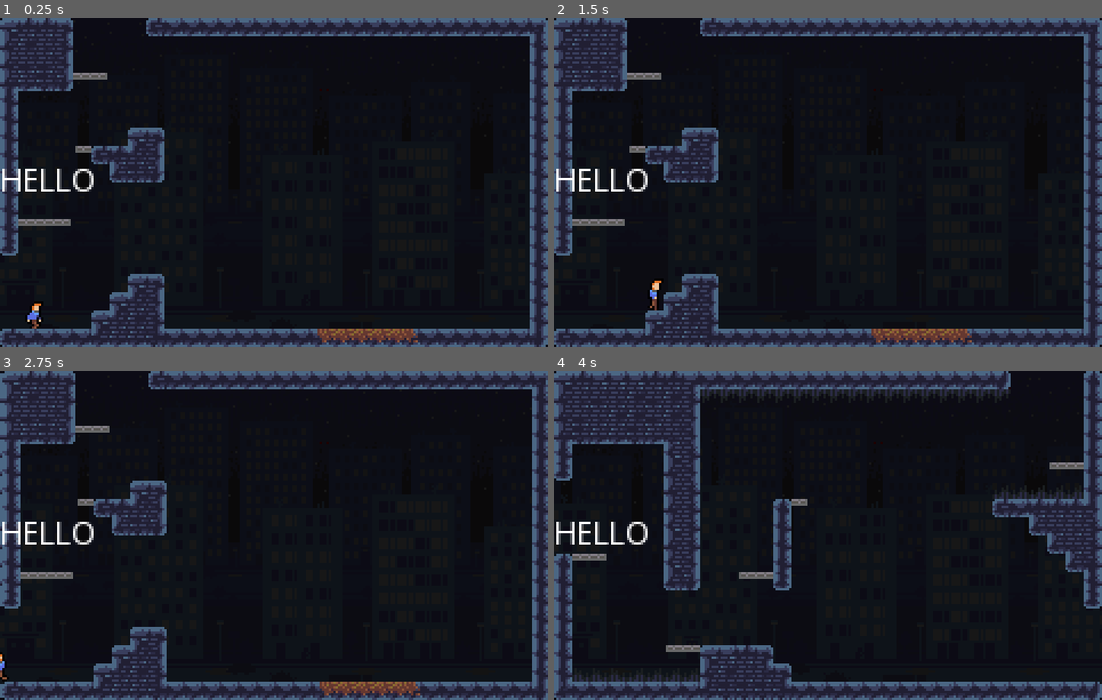
Above: before the commit, frames 1-4 (two rows, left to right).
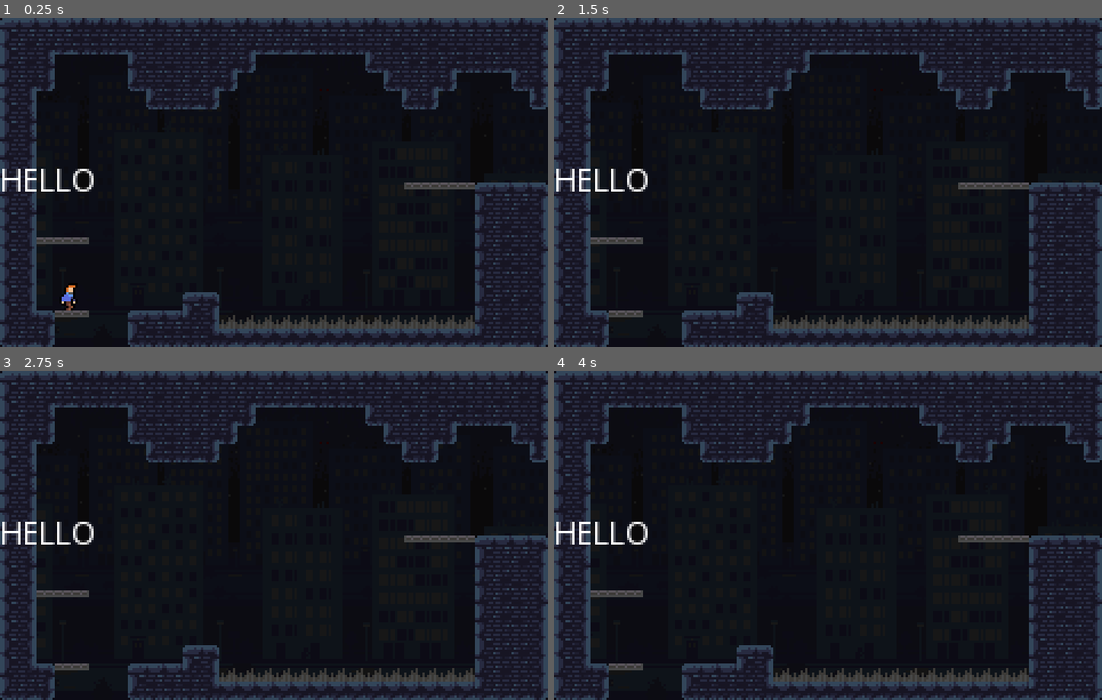
Above: after the commit, the same moments.

Repository: RudyMis/ldjam47
Game: Godot game, scene res://Game.tscn
The game is run twice, just before and just after one commit, with the same random seed, the same clock (stepped at 60 frames per second) and the same inputs.
Inputs (mouse positions are in pixels of both pictures, inside the frame that each line leads up to):
- Up to frame 1 (0.25 s): no input
- Up to frame 2 (1.5 s): move the mouse to (948, 166) at 0.52 s; hold D (right) from 0.53 s (still down); click (948, 166) at 0.6 s; tap Space (jump) at 0.77 s; move the mouse to (718, 198) at 1.27 s; click (718, 198) at 1.35 s
- Up to frame 3 (2.75 s): tap Space (jump) at 1.52 s; move the mouse to (328, 463) at 2.02 s; release D (right) at 2.03 s; hold A (left) from 2.03 s (still down); click (328, 463) at 2.1 s
- Up to frame 4 (4 s): move the mouse to (800, 601) at 2.77 s; release A (left) at 2.78 s; hold D (right) from 2.78 s (still down); click (800, 601) at 2.85 s; tap Space (jump) at 3.02, 3.77 s; move the mouse to (992, 584) at 3.52 s; click (992, 584) at 3.6 s

The runs differ from the first frame. In frame 1, 25% of the frame differs, in the area x 0-100%, y 0-100%; in frame 2, 25%; in frame 3, 24%; in frame 4, 29%.
Error before the commit: Invalid get index 'global_position' (on base: 'previously freed instance'). (res://Player/Player.gd:22)

Commit message:
Przyciemnienie reszty

Diff:
--- a/Game.tscn
+++ b/Game.tscn
@@ -6,7 +6,7 @@
 
 [node name="Game" type="Node2D"]
 script = ExtResource( 1 )
-first_level = "res://Levels/Level18.tscn"
+first_level = "res://Levels/Level2.tscn"
 Player = ExtResource( 2 )
 
 [node name="Camera2D" type="Camera2D" parent="."]
--- a/Levels/Level.tscn
+++ b/Levels/Level.tscn
@@ -10,11 +10,12 @@
 restart_points = [ NodePath("PlayerStart") ]
 
 [node name="TileMap" type="TileMap" parent="."]
+modulate = Color( 0.682353, 0.682353, 0.682353, 1 )
 tile_set = ExtResource( 2 )
 cell_size = Vector2( 8, 8 )
 collision_layer = 2
 format = 1
-tile_data = PoolIntArray( -262139, 5, 8, -262138, 5, 196612, …(1008 unchanged characters)… , 589829, 5, 196613, 589858, 5, 196613, 655365, 5, 196613, 655394, 5, 196613, 72 …(643 unchanged characters)…
+tile_data = PoolIntArray( -262139, 5, 8, -262138, 5, 196612, …(1008 unchanged characters)… , 589829, 5, 196613, 589858, 5, 196613, 589862, 5, 262147, 655365, 5, 196613, 655394, 5, 196613, 72 …(643 unchanged characters)…
 
 [node name="PlayerStart" type="Node2D" parent="."]
 position = Vector2( 80.9372, 85.8926 )
Binary file changed: Assets/tileset.png
